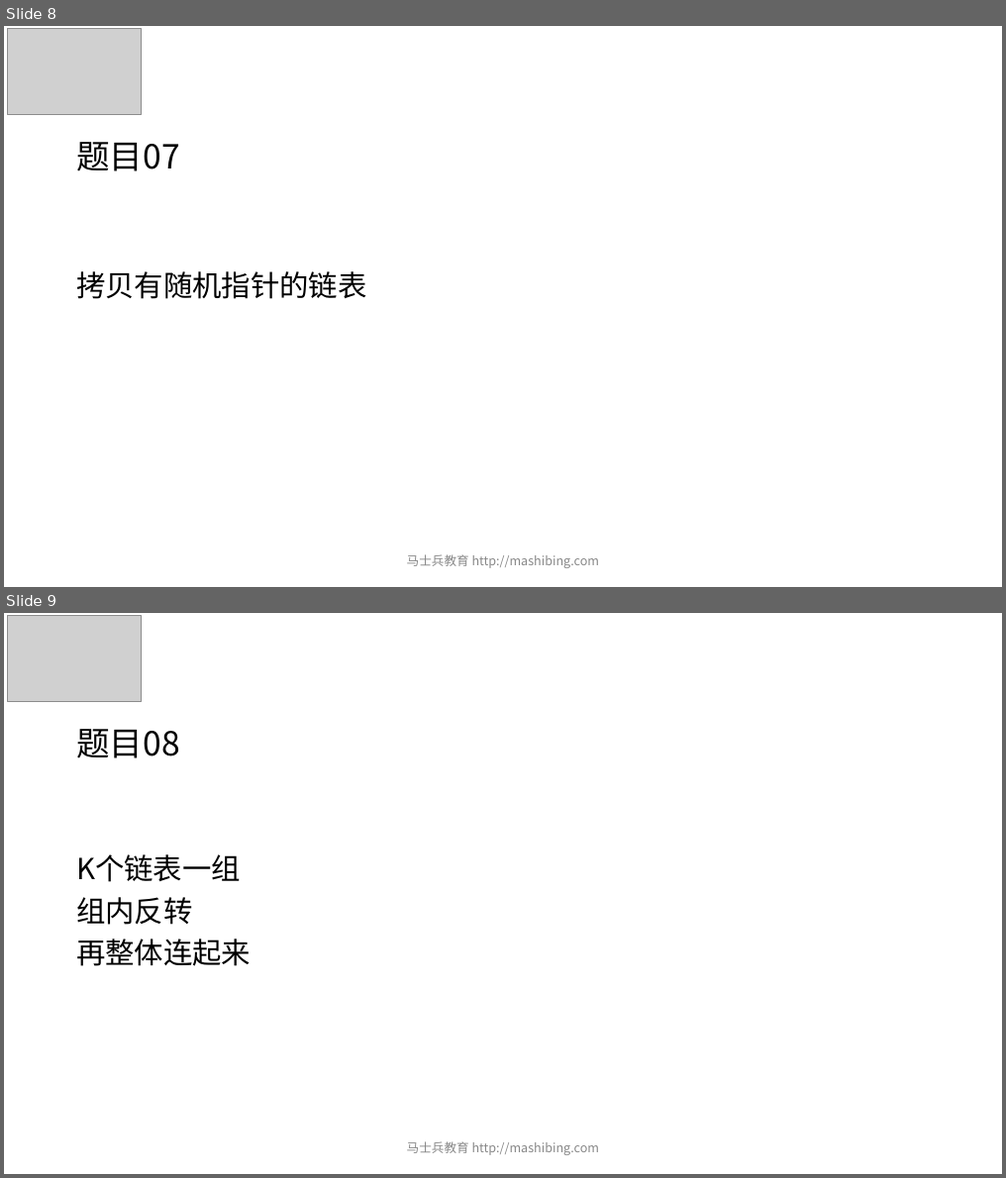
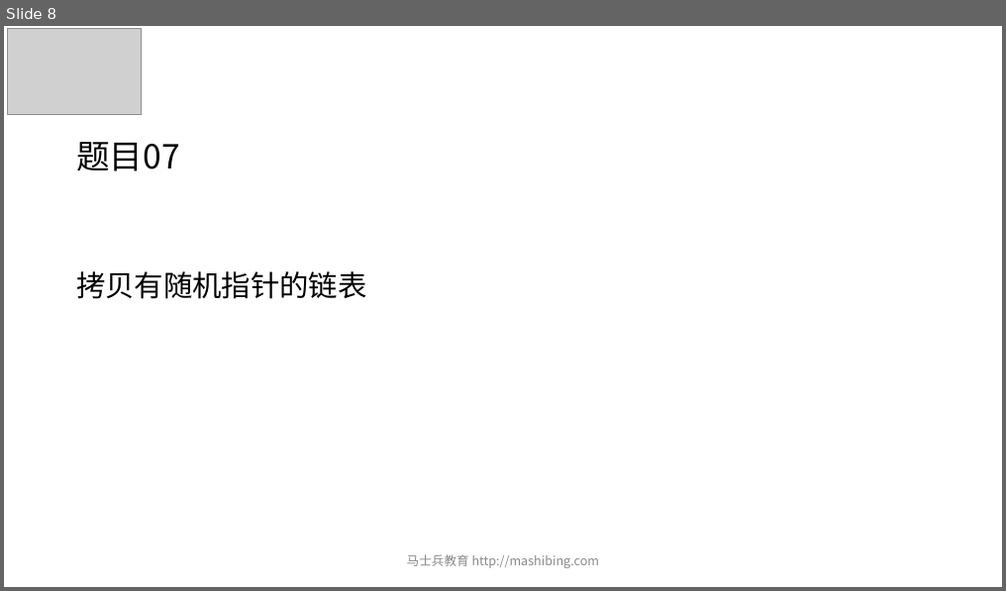
Before and after one commit to wblksheep/algorithm-zuo-msb-code, a slide deck: MCA算法突击课/第03期/ppt/powerpoint/第02节.pptx. Shown one above the other, each under a label of ours: slides 8 and 9 before the commit, slide 8 after it. The pictures are 1006x1178 and 1006x591 pixels, drawn with LibreOffice and Linux fonts; fonts in the diff are those of the drawing; grey boxes stand for pictures. Boxes give left, top, right and bottom in pixels: in the first picture for what was removed or moved away, otherwise in the second. Text is boxed around its words. In the diff, an @@ line names an element or a change of style, - is before the commit and + after.

```diff
--- a/MCA算法突击课/第03期/ppt/powerpoint/第02节.pptx
+++ b/MCA算法突击课/第03期/ppt/powerpoint/第02节.pptx
@@ slide 9 removed at (4,613,1002,1174), background #FFFFFF @@
@@ picture removed at (8,616,142,701) @@
@@ title removed at (76,729,180,759) @@
-题目08
@@ text removed at (76,855,251,966) @@
-K个链表一组
-组内反转
-再整体连起来
@@ text removed at (407,1142,599,1156) @@
-马士兵教育 http://mashibing.com
```
Also in this commit, not shown: 1 other slide removed, 12 other files.
